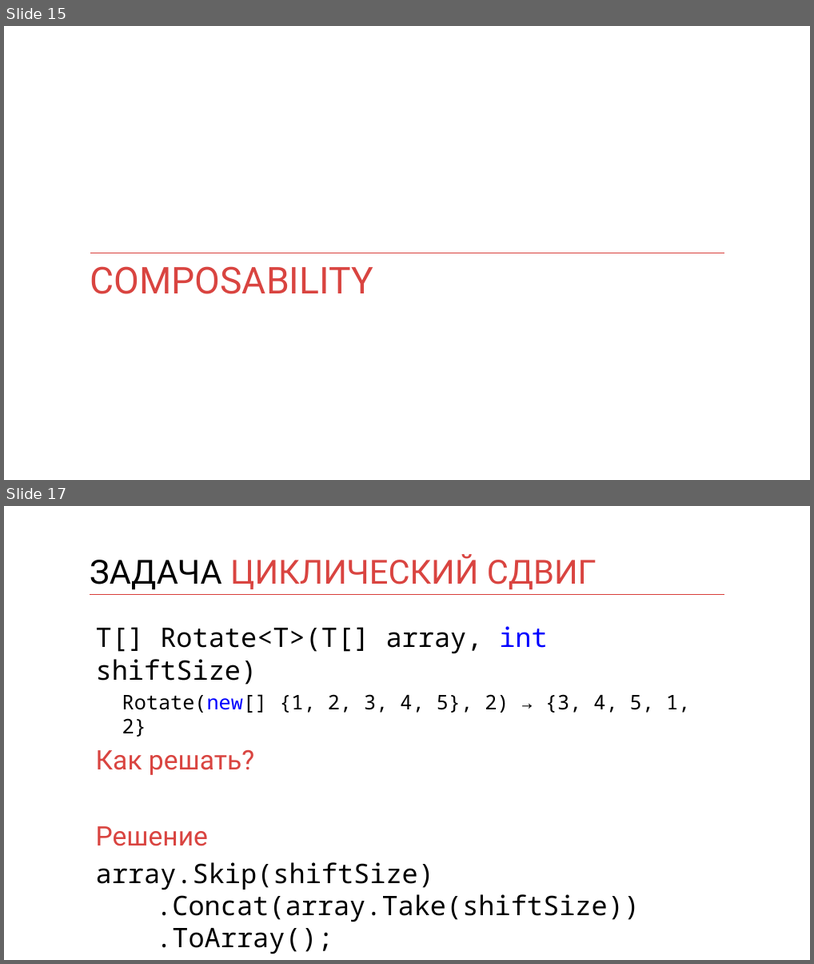
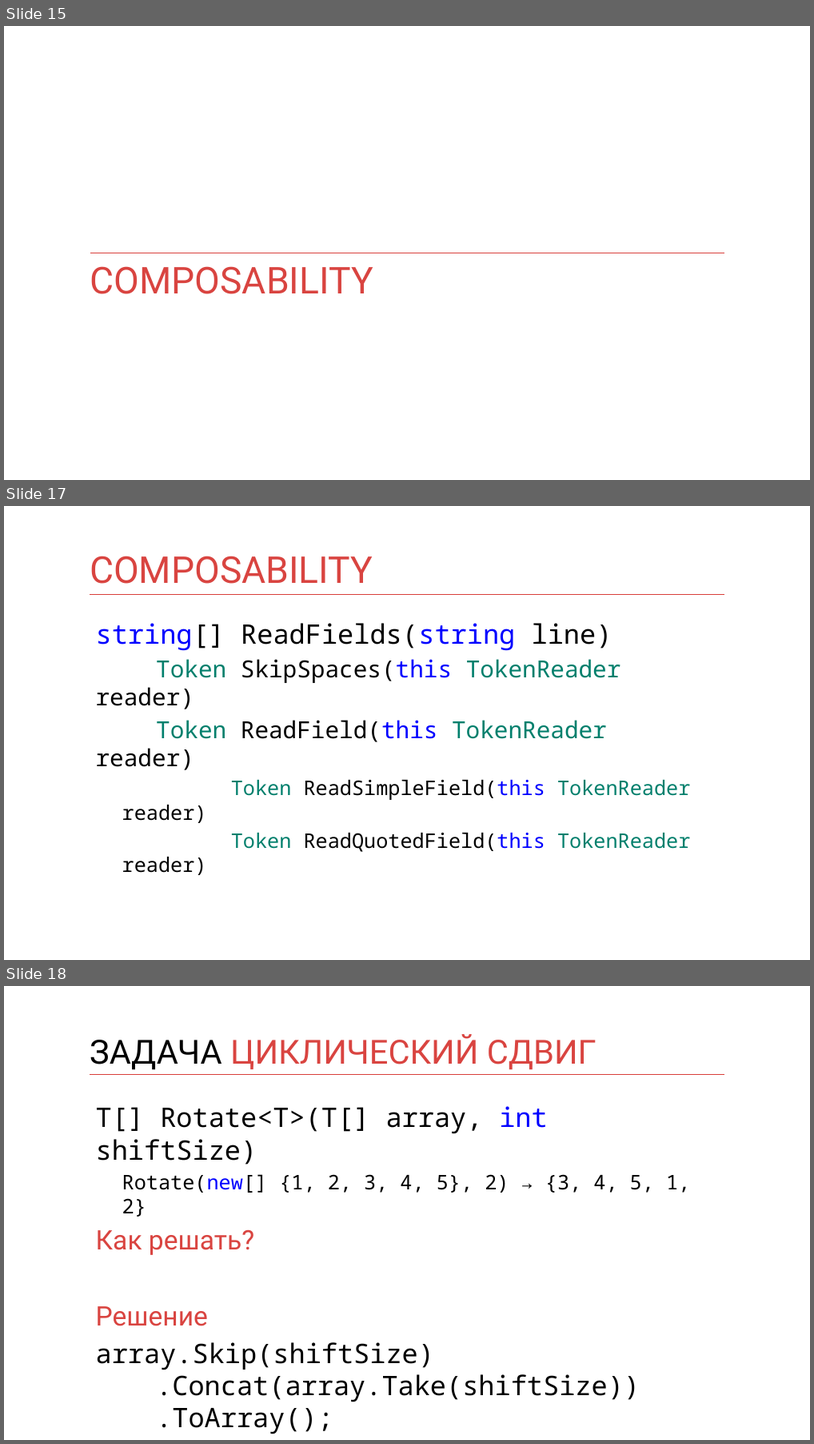
Before and after one commit to kontur-courses/clean-code, a slide deck: clean-code.pptx. Shown one above the other, each under a label of ours: slides 15 and 17 before the commit, slides 15, 17 and 18 after it; the slides between them are not shown. The pictures are 814x964 and 814x1444 pixels, drawn with LibreOffice and Linux fonts; fonts in the diff are those of the drawing. Boxes give left, top, right and bottom in pixels: in the first picture for what was removed or moved away, otherwise in the second. Text is boxed around its words. In the diff, an @@ line names an element or a change of style, - is before the commit and + after.

Commit message:
Small slides improvements (TokenReader)

```diff
--- a/clean-code.pptx
+++ b/clean-code.pptx
@@ slide 17 added at (4, 506, 810, 960), background #FFFFFF; not listed: 1 template element that a slide beside it also shows @@
@@ title added at (90, 556, 373, 584), 44 pt, text #D94440 @@
+COMPOSABILITY
@@ text added at (96, 623, 690, 852), 24 pt, text #000000 @@
+string[] ReadFields(string line)
+Token SkipSpaces(this TokenReader reader)
+Token ReadField(this TokenReader reader)
+  Token ReadSimpleField(this TokenReader reader)
+  Token ReadQuotedField(this TokenReader reader)
@@ what was slide 17 is now slide 18 @@
```
Also in this commit, not shown: 9 slides changed.
